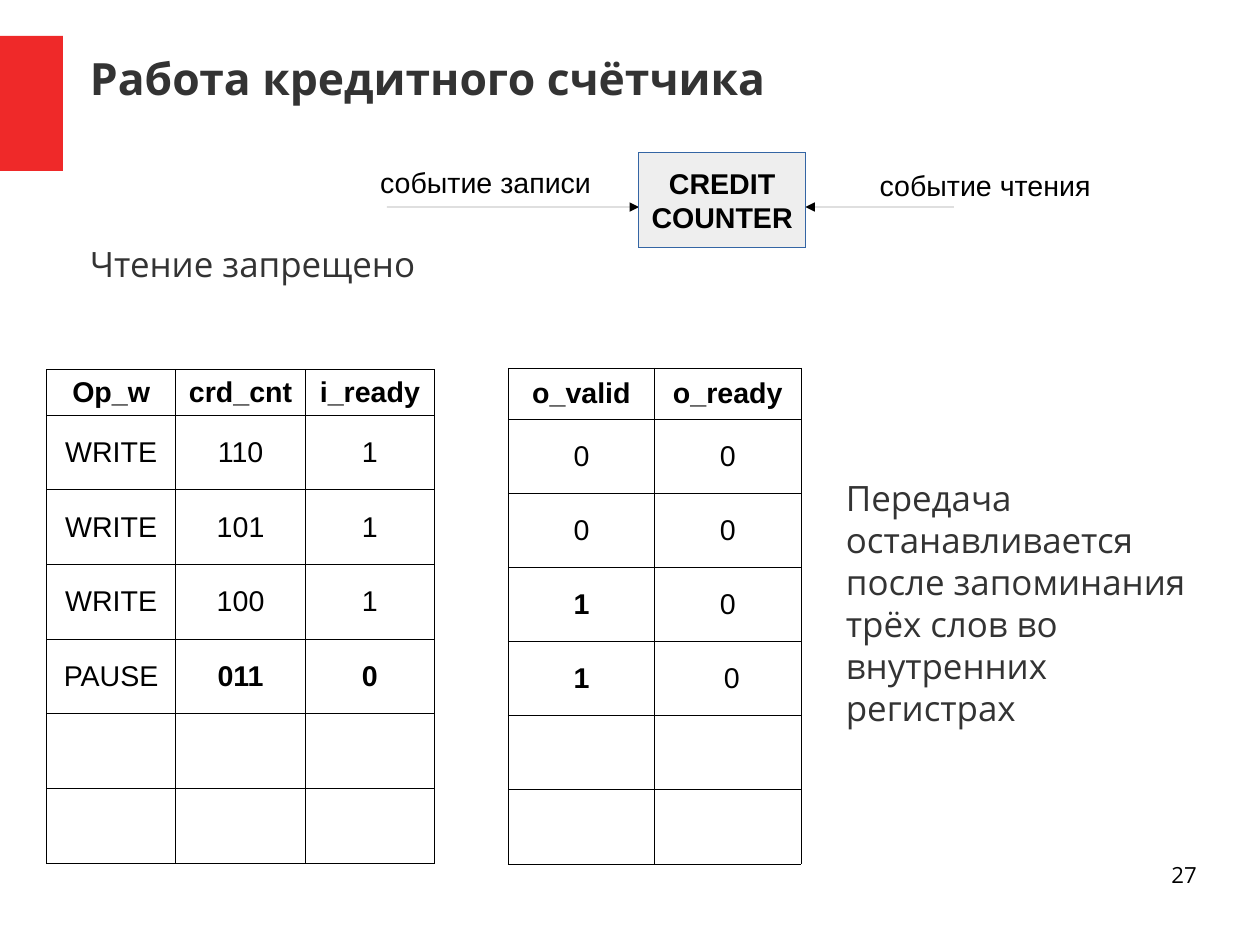
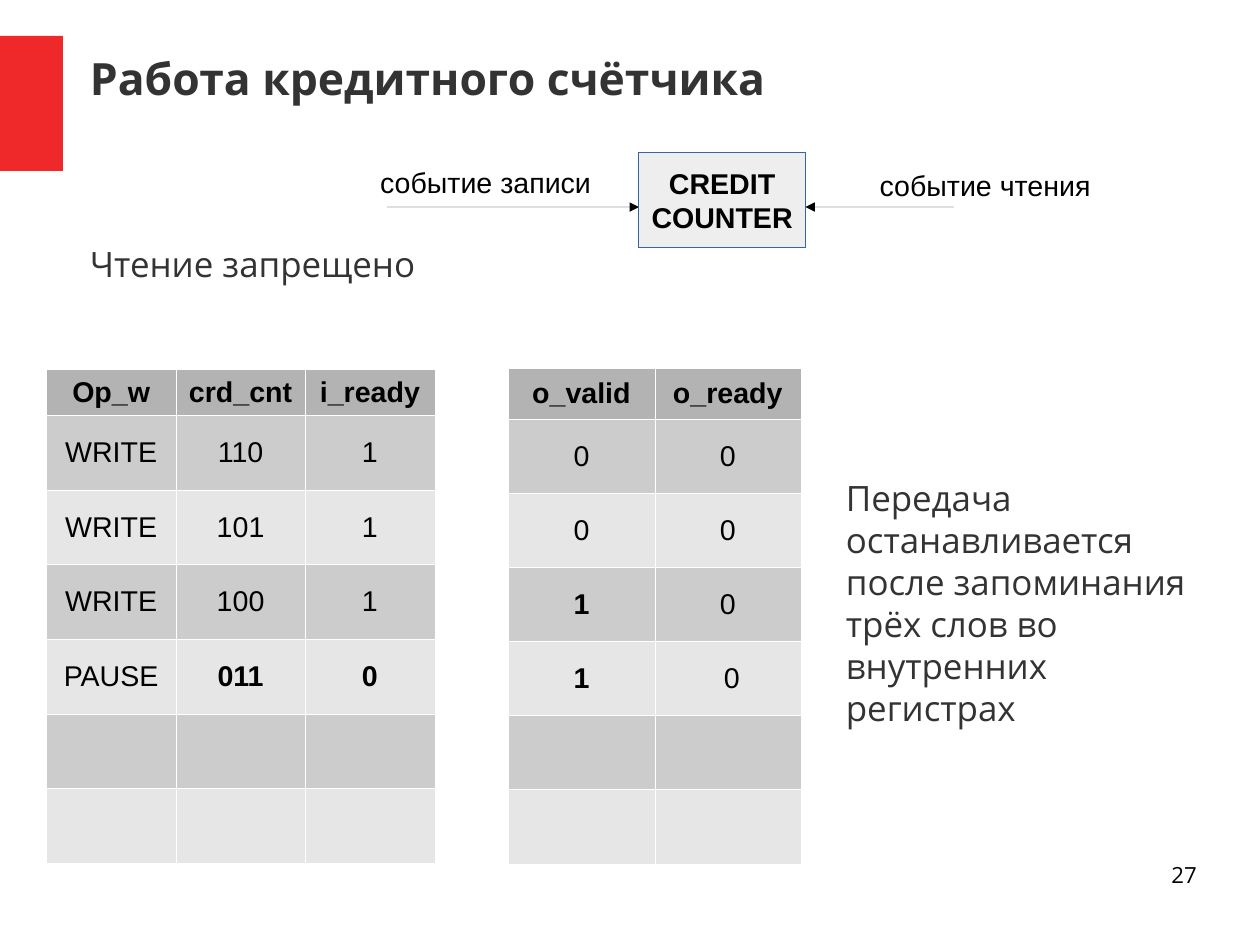
Before and after one commit to DigitalDesignSchool/2021dev, a slide deck: slide 27 of examples/presentation/pr_1.odp. Drawn at 1260x945 pixels with LibreOffice and Linux fonts; fonts in the diff are those of the drawing. Boxes give left, top, right and bottom in pixels: in the first picture for what was removed or moved away, otherwise in the second. Text is boxed around its words. In the diff, an @@ line names an element or a change of style, - is before the commit and + after.

```diff
--- a/examples/presentation/pr_1.odp
+++ b/examples/presentation/pr_1.odp
@@ table at bbox=[47, 369, 434, 861] @@
@@ fill none to #B3B3B3 in row 1 @@
@@ fill none to #CCCCCC in 6 cells @@
@@ fill none to #E6E6E6 in 6 cells @@
@@ borders changed @@
@@ table at bbox=[509, 368, 802, 864] @@
@@ fill none to #B3B3B3 in row 1 @@
@@ fill none to #CCCCCC in 4 cells @@
@@ fill none to #E6E6E6 in 4 cells @@
@@ borders changed @@
```
Also in this commit, not shown: 4 other slides changed, 2 slides added, 33 other files.
